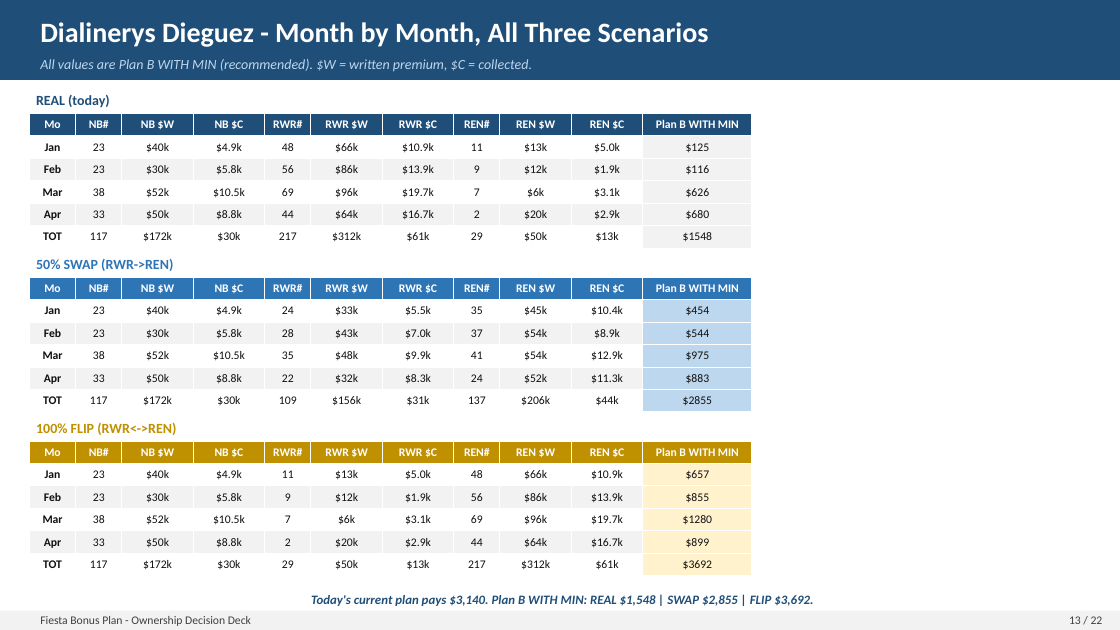
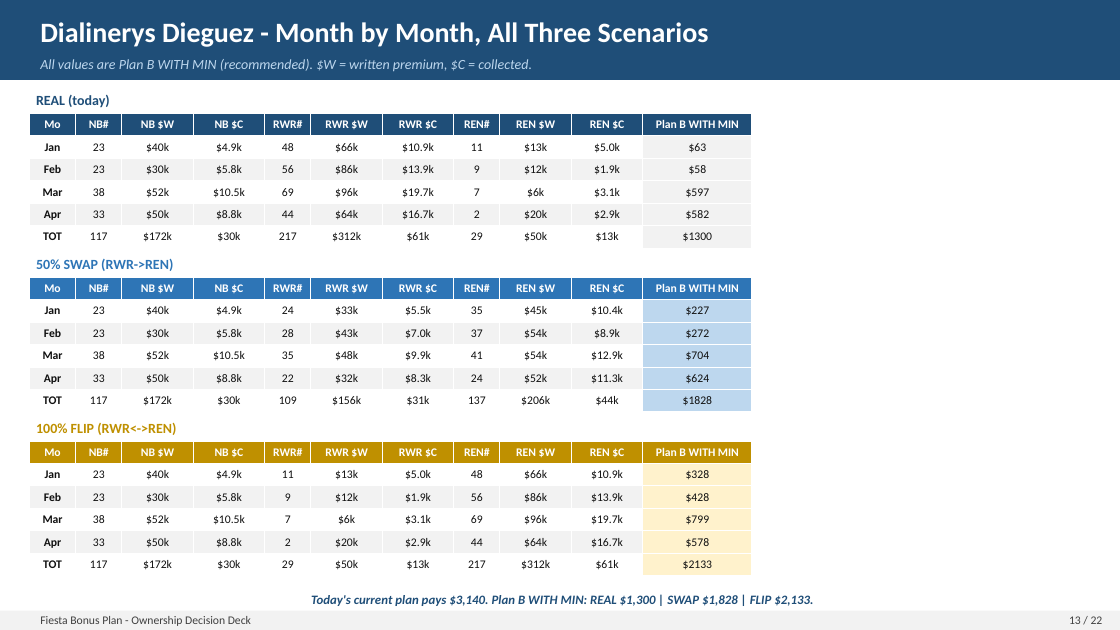
Before and after one commit to FAUS-tech/fiesta-bonus, a slide deck: slide 13 of output/Bonus_Plan_FINAL.pptx. Drawn at 1120x630 pixels with LibreOffice and Linux fonts; fonts in the diff are those of the drawing. Boxes give left, top, right and bottom in pixels: in the first picture for what was removed or moved away, otherwise in the second. Text is boxed around its words. In the diff, an @@ line names an element or a change of style, - is before the commit and + after.

```diff
--- a/output/Bonus_Plan_FINAL.pptx
+++ b/output/Bonus_Plan_FINAL.pptx
@@ table at [29, 113, 752, 246] @@
-row 2, column 11: $125
+row 2, column 11: $63
-row 3, column 11: $116
+row 3, column 11: $58
-row 4, column 11: $626
+row 4, column 11: $597
-row 5, column 11: $680
+row 5, column 11: $582
-row 6, column 11: $1548
+row 6, column 11: $1300
@@ table at [29, 277, 752, 410] @@
-row 2, column 11: $454
+row 2, column 11: $227
-row 3, column 11: $544
+row 3, column 11: $272
-row 4, column 11: $975
+row 4, column 11: $704
-row 5, column 11: $883
+row 5, column 11: $624
-row 6, column 11: $2855
+row 6, column 11: $1828
@@ table at [29, 441, 752, 574] @@
-row 2, column 11: $657
+row 2, column 11: $328
-row 3, column 11: $855
+row 3, column 11: $428
-row 4, column 11: $1280
+row 4, column 11: $799
-row 5, column 11: $899
+row 5, column 11: $578
-row 6, column 11: $3692
+row 6, column 11: $2133
@@ text at [311, 595, 813, 606]: text changed @@
-Today's current plan pays $3,140. Plan B WITH MIN: REAL $1,548 | SWAP $2,855 | FLIP $3,692.
+Today's current plan pays $3,140. Plan B WITH MIN: REAL $1,300 | SWAP $1,828 | FLIP $2,133.
```
Also in this commit, not shown: 9 other slides changed, 3 other files.
